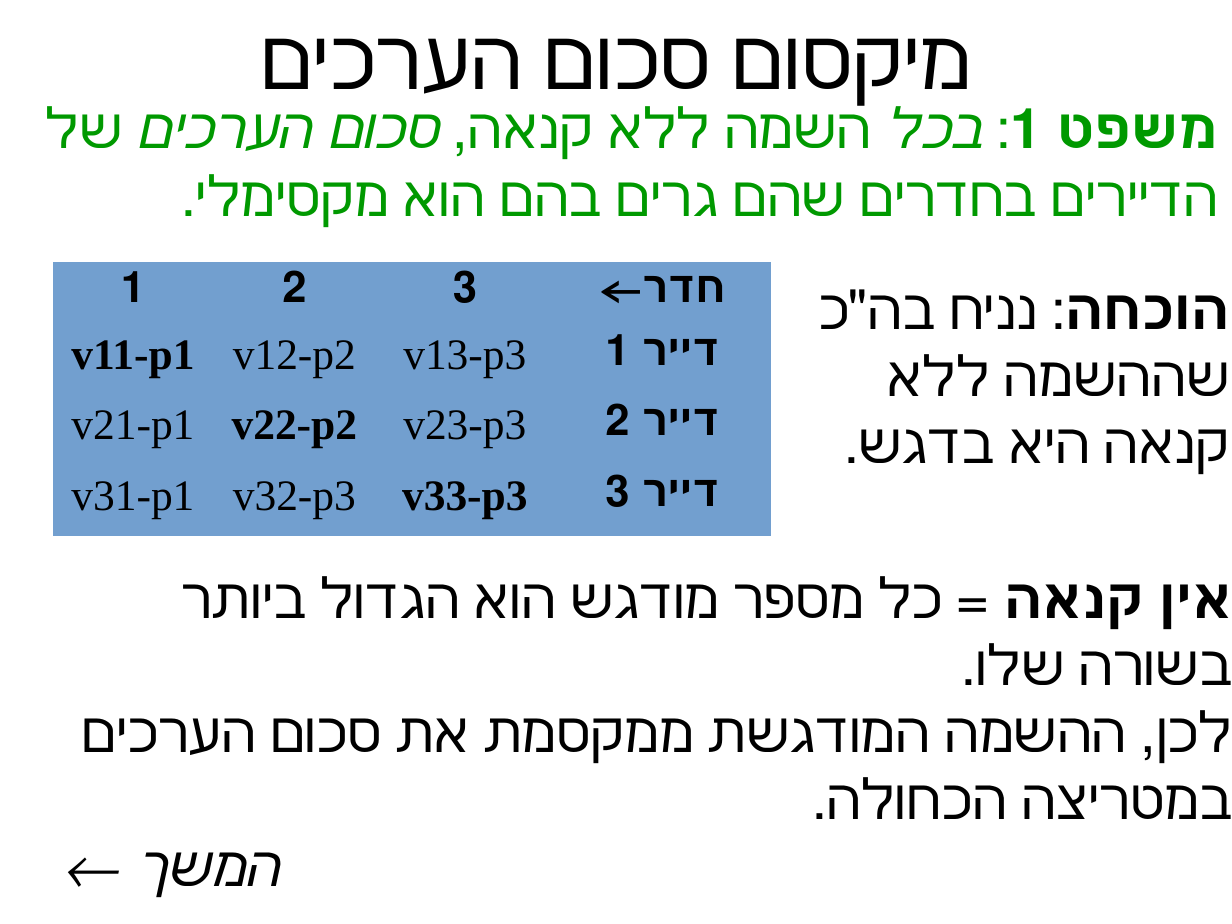
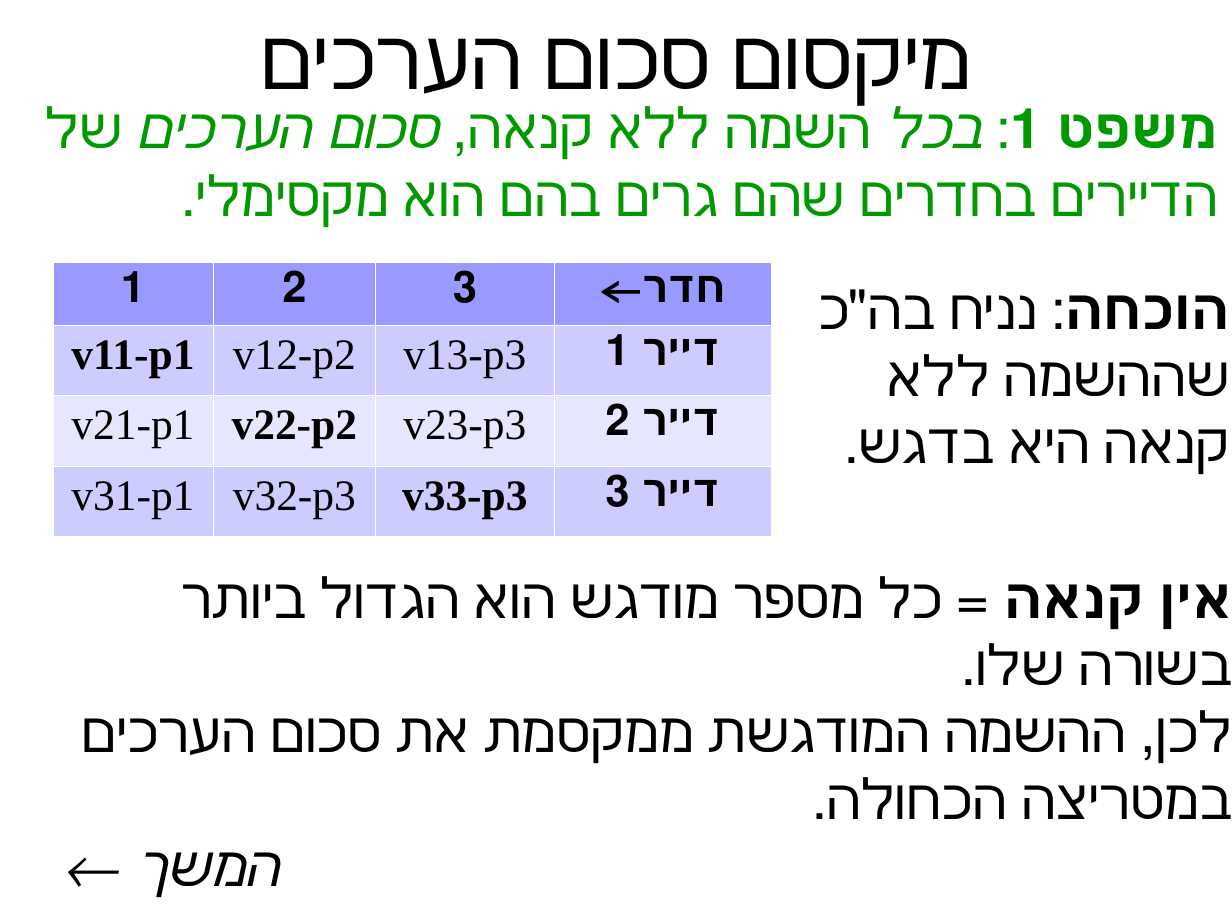
Before and after one commit to erelsgl-at-ariel/algorithms-5781, a slide deck: slide 13 of 03-rental-harmony/slides.odp. Drawn at 1232x924 pixels with LibreOffice and Linux fonts; fonts in the diff are those of the drawing. Boxes give left, top, right and bottom in pixels: in the first picture for what was removed or moved away, otherwise in the second. Text is boxed around its words. In the diff, an @@ line names an element or a change of style, - is before the commit and + after.

```diff
--- a/03-rental-harmony/slides.odp
+++ b/03-rental-harmony/slides.odp
@@ table at [53,263,771,537] @@
@@ fill #729FCF to #9999FF in row 1 @@
@@ fill #729FCF to #CCCCFF in 8 cells @@
@@ fill #729FCF to #E6E6FF in row 3 @@
@@ borders changed @@
```
Also in this commit, not shown: 8 other slides changed, 7 other files.
